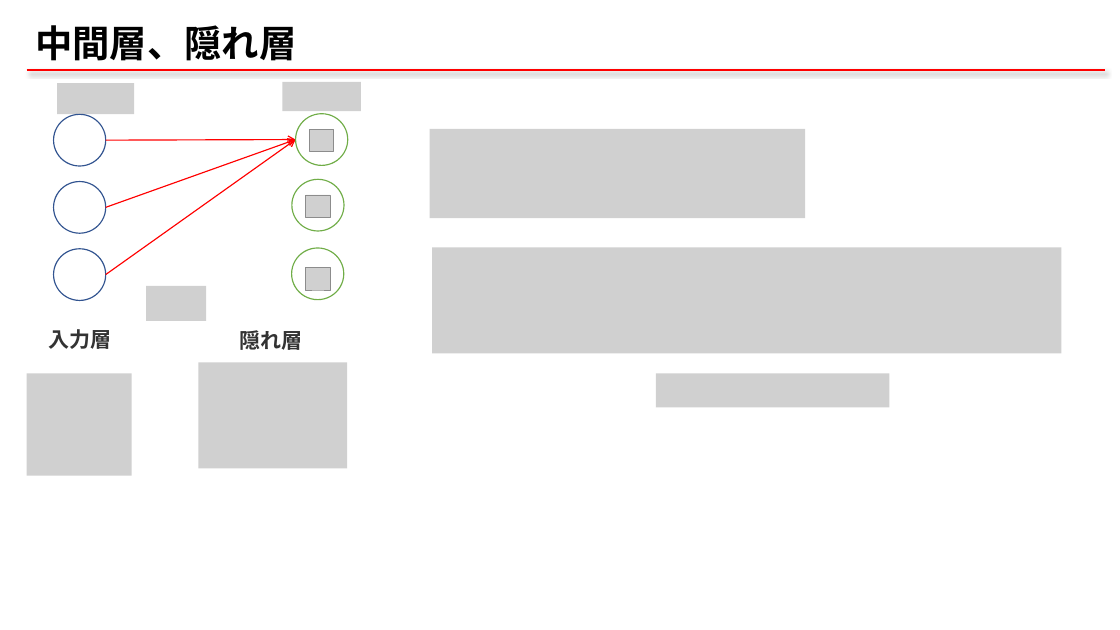
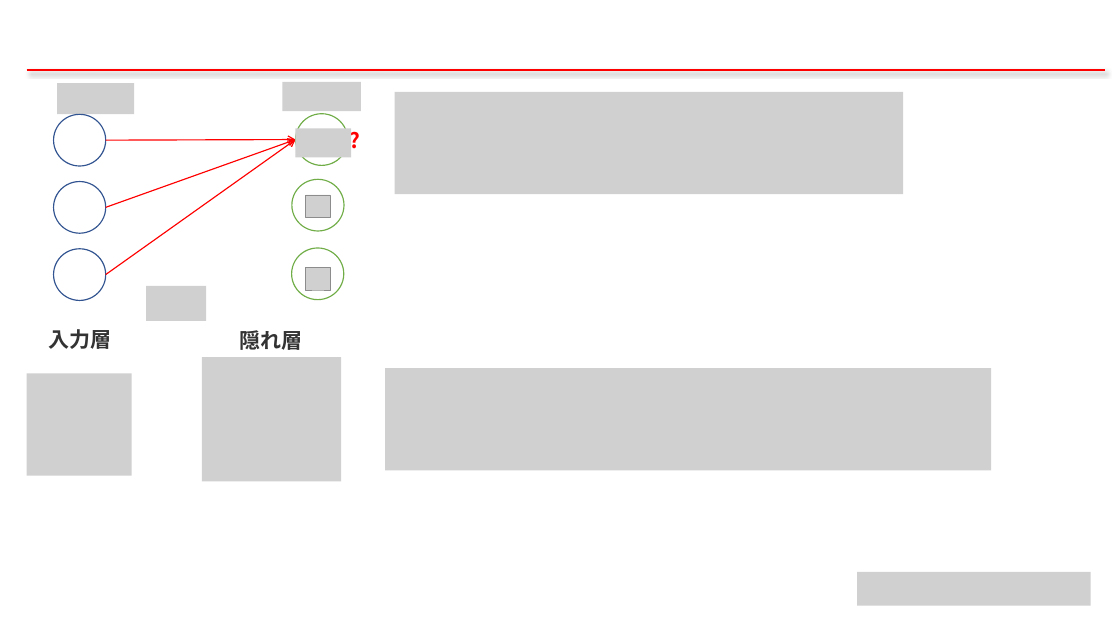
Before and after one commit to qqinxl2015/machine-learning-basic, a slide deck: slide 19 of _ML_01_NN.pptx (slide 18 before the commit). Drawn at 1120x630 pixels with LibreOffice and Linux fonts; fonts in the diff are those of the drawing; grey boxes stand for pictures; background and template pictures are left out. Boxes give left, top, right and bottom in pixels: in the first picture for what was removed or moved away, otherwise in the second. Text is boxed around its words. In the diff, an @@ line names an element or a change of style, - is before the commit and + after.

```diff
--- a/_ML_01_NN.pptx
+++ b/_ML_01_NN.pptx
@@ title removed at (35,25,296,61) @@
-中間層、隠れ層
@@ picture added at (395,92,903,194) @@
@@ picture added at (296,129,351,158) @@
@@ picture removed at (310,129,334,151) @@
@@ text added at (341,124,371,157), 18 pt, text #FF0000, bold @@
+?
@@ picture removed at (429,129,805,218) @@
@@ picture removed at (432,248,1061,354) @@
@@ picture: place and size @@
-picture at (198,362,347,468)
+picture at (202,357,341,481)
@@ picture added at (385,368,991,471) @@
@@ picture removed at (656,374,890,408) @@
@@ picture added at (857,572,1091,606) @@
```
Also in this commit, not shown: 15 other slides changed, 4 slides added, 5 slides removed, 2 other files.
